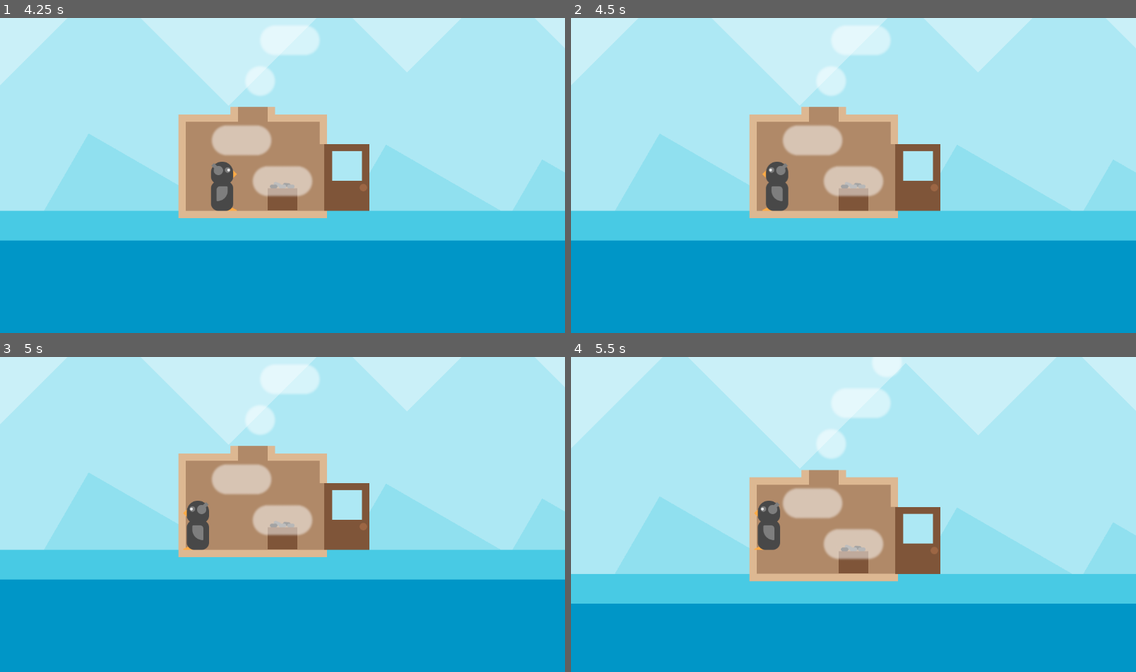
Above: before the commit, frames 1-4 (two rows, left to right).
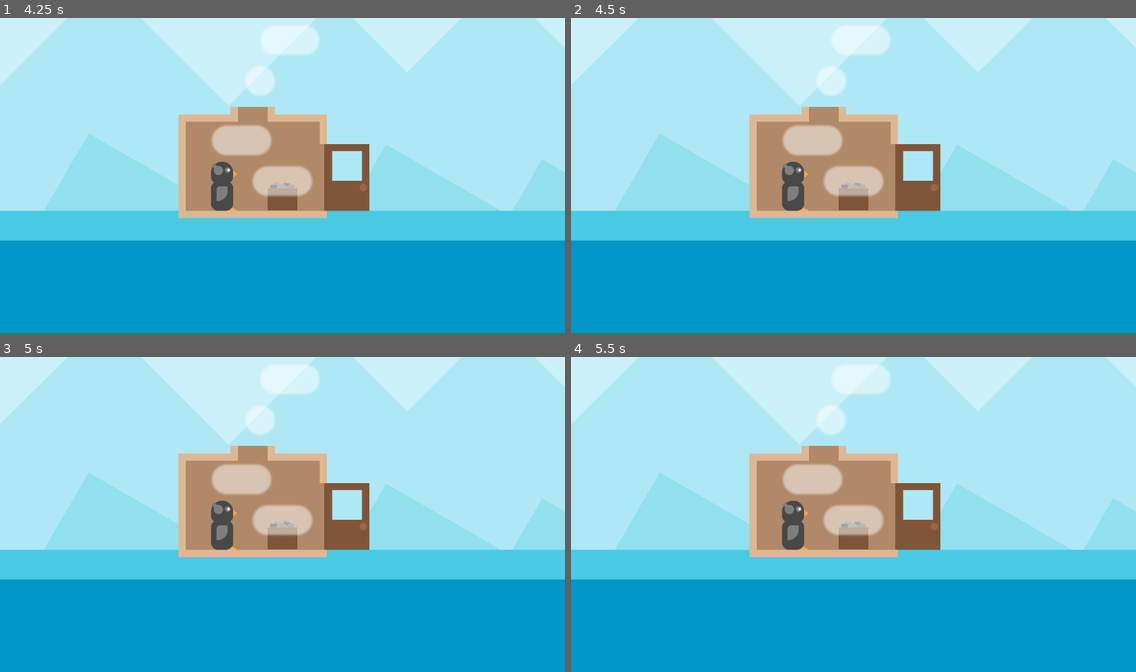
Above: after the commit, the same moments.

Repository: strawstack/MinnHax2025
Game: Godot game, scene res://main_2d.tscn
The game is run twice, just before and just after one commit, with the same random seed, the same clock (stepped at 60 frames per second) and the same inputs.
Inputs (mouse positions are in pixels of both pictures, inside the frame that each line leads up to):
- Up to frame 1 (4.25 s): click "Wake Up!" at 0.5 s; move the mouse to (406, 166) at 1.27 s; press the mouse at (406, 166) at 1.28 s; hold D (right) 1.28-2.03 s; move the mouse to (169, 197) at 2.02 s; release the mouse at (169, 197) at 2.03 s; hold S (back) 2.03-2.78 s; tap Shift (shift) at 2.1 s; move the mouse to (339, 109) at 2.77 s; hold D (right) 2.78-3.53 s; tap Space (space) at 2.85 s; move the mouse to (254, 247) at 3.52 s; hold W (forward) from 3.53 s (still down); click (254, 247) at 3.6 s
- Up to frame 2 (4.5 s): tap Enter at 4.25 s; move the mouse to (1023, 229) at 4.27 s; release W (forward) at 4.28 s; hold A (left) from 4.28 s (still down); hold Shift (shift) from 4.28 s (still down)
- Up to frame 3 (5 s): keep holding A (left); keep holding Shift (shift)
- Up to frame 4 (5.5 s): keep holding A (left); tap Space (space) at 5, 5.1 s; move the mouse to (684, 470) at 5.02 s; release Shift (shift) at 5.03 s

Frame 1 is identical in both runs. In frame 2, 1.0% of the frame differs, in the area x 33-53%, y 45-62%; in frame 3, 1.2%; in frame 4, 33%, in the area x 0-100%, y 0-79%.
Error after the commit: Invalid access to property or key 'gc_2d' on a base object of type 'null instance'. (res://player_2d.gd:19)

Commit message:
Player in 3D is standing the correct distance from 2D scene poster

Diff:
--- /dev/null
+++ b/gc.gd
@@ -0,0 +1,3 @@
+extends Node3D
+
+@export var gc_2d: Node2D
--- a/player_2d.gd
+++ b/player_2d.gd
@@ -16,7 +16,7 @@
 var sprite
 
 func _ready():
-	gc_2d = get_tree().get_root().get_node("main_2d")
+	gc_2d = get_tree().get_root().get_node("main").gc_2d
 	sprite = $Sprite2D
 
 func _process(delta):
--- /dev/null
+++ b/poster.gd
@@ -0,0 +1,11 @@
+extends Sprite3D
+
+var viewport
+
+func _ready():
+	viewport = $SubViewport
+	$SubViewport.set_clear_mode(SubViewport.CLEAR_MODE_ONCE)
+	texture = viewport.get_texture()
+
+func _process(delta):
+	pass
Not shown, added: gc.gd.uid
Not shown, changed: main.tscn
Not shown, added: poster.gd.uid
